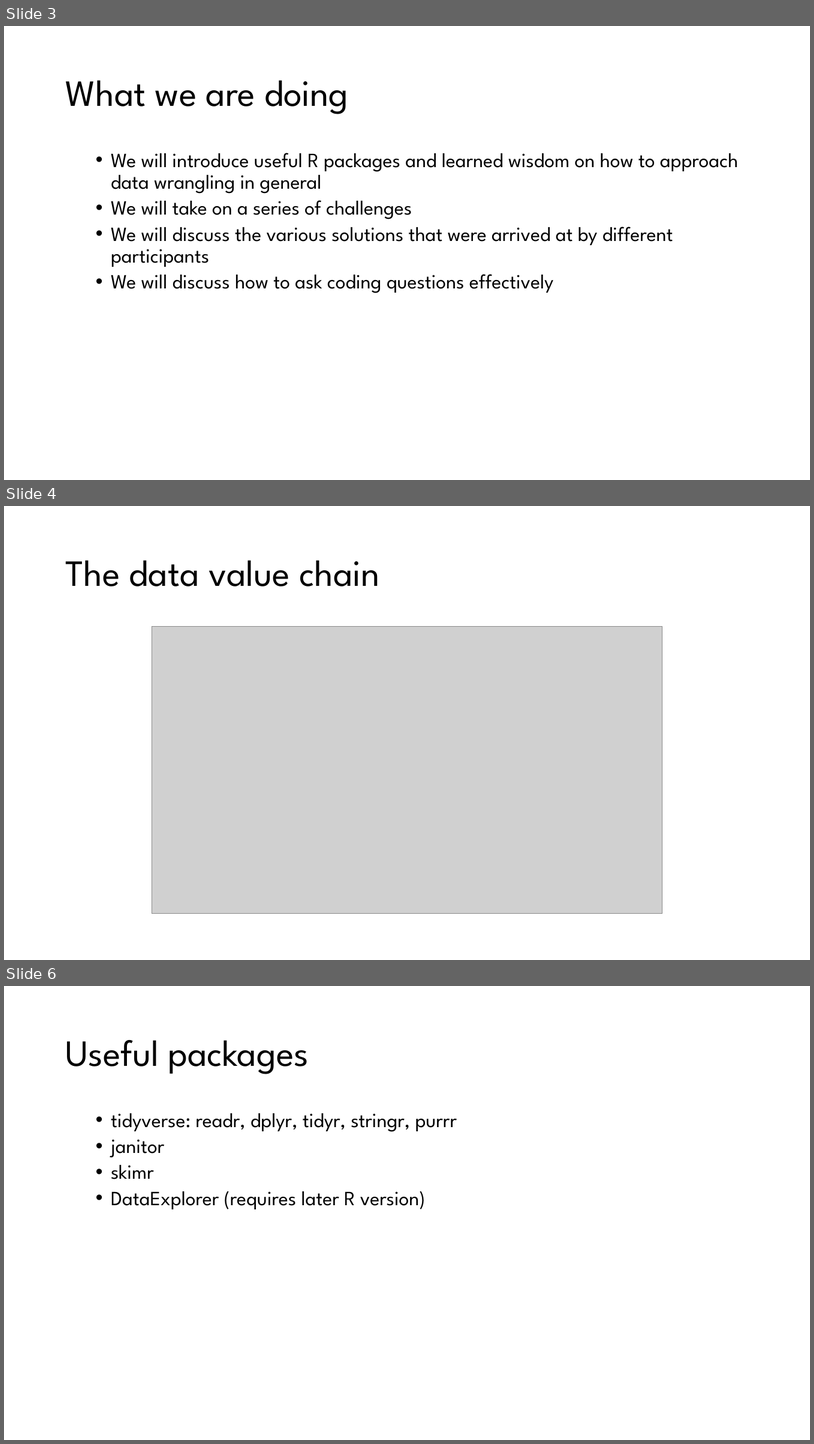
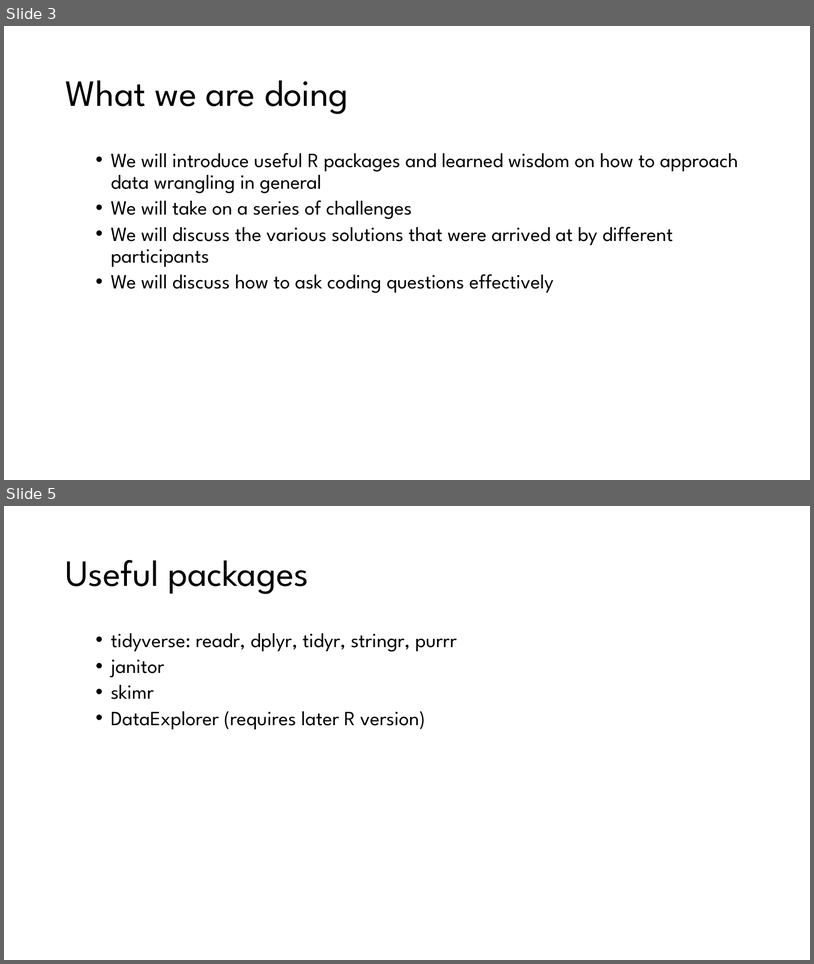
Before and after one commit to awalsh17/datacleaning_workshop, a slide deck: slides/1_datacleaning_workshop_slides.pptx. Shown one above the other, each under a label of ours: slides 3, 4 and 6 before the commit, slides 3 and 5 after it; the slides between them are not shown. The pictures are 814x1444 and 814x964 pixels, drawn with LibreOffice and Linux fonts; fonts in the diff are those of the drawing; grey boxes stand for pictures; background and template pictures are left out. Boxes give left, top, right and bottom in pixels: in the first picture for what was removed or moved away, otherwise in the second. Text is boxed around its words. In the diff, an @@ line names an element or a change of style, - is before the commit and + after.

```diff
--- a/slides/1_datacleaning_workshop_slides.pptx
+++ b/slides/1_datacleaning_workshop_slides.pptx
@@ slide 4 removed at [4, 506, 810, 960], background #FFFFFF @@
@@ title removed at [65, 560, 380, 586] @@
-The data value chain
@@ picture removed at [152, 627, 662, 914] @@
@@ what was slide 6 is now slide 5 @@
```
Also in this commit, not shown: 4 slides changed, 3 slides added, 9 other files.
